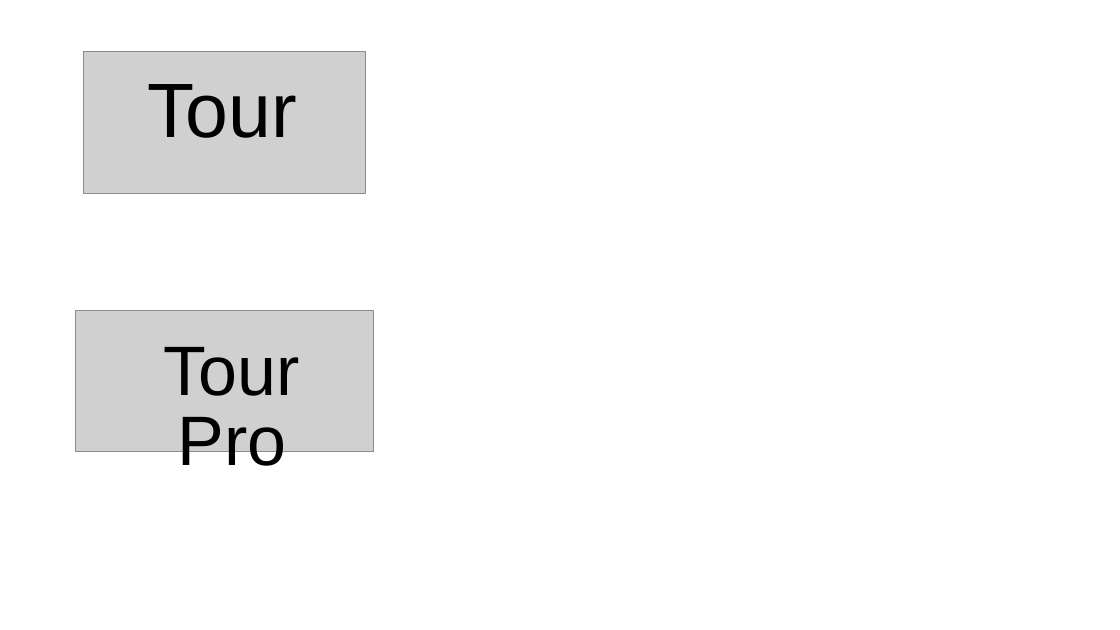
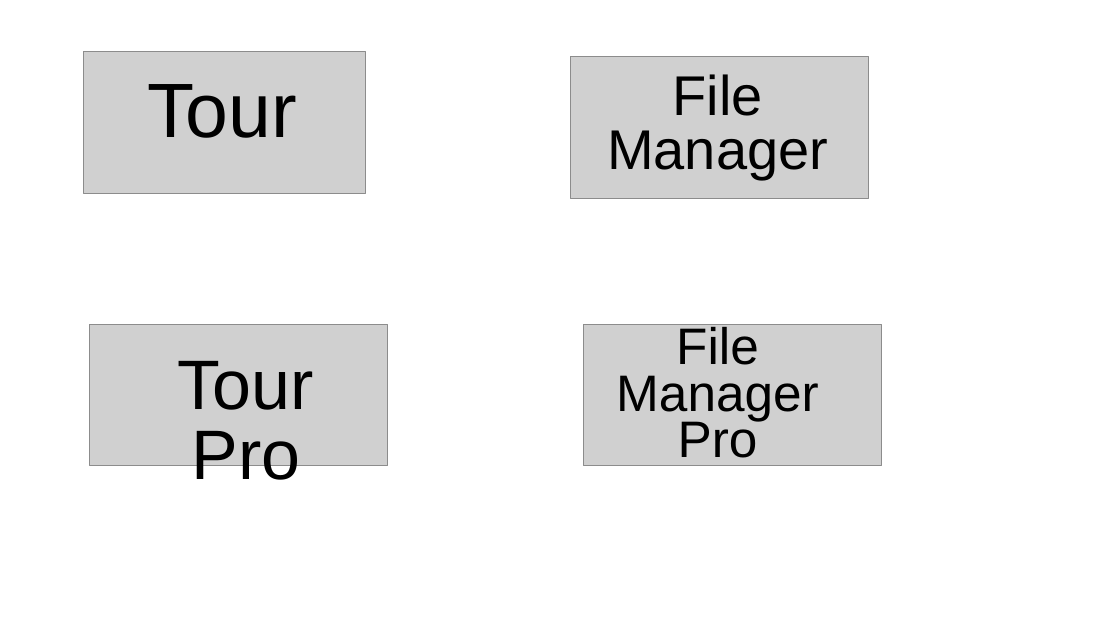
Before and after one commit to klako-web/BE-Components, a slide deck: slide 2 of assets/Component Icons.pptx. Drawn at 1120x630 pixels with LibreOffice and Linux fonts; fonts in the diff are those of the drawing; grey boxes stand for pictures. Boxes give left, top, right and bottom in pixels: in the first picture for what was removed or moved away, otherwise in the second. Text is boxed around its words. In the diff, an @@ line names an element or a change of style, - is before the commit and + after.

Commit message:
File Manager Docu

```diff
--- a/assets/Component Icons.pptx
+++ b/assets/Component Icons.pptx
@@ picture added at (x1=571, y1=56, x2=869, y2=198) @@
@@ text added at (x1=607, y1=74, x2=828, y2=178), 48 pt, text #000000 @@
+File Manager
@@ picture added at (x1=90, y1=324, x2=388, y2=466) @@
@@ picture moved from (x1=76, y1=310, x2=374, y2=452) to (x1=583, y1=324, x2=881, y2=466) @@
@@ text added at (x1=616, y1=323, x2=819, y2=468), 44 pt, text #000000 @@
+File Manager Pro
@@ text "Tour Pro" moved from (x1=164, y1=347, x2=300, y2=478) to (x1=178, y1=361, x2=314, y2=492) @@
```
Also in this commit, not shown: 8 other files.
